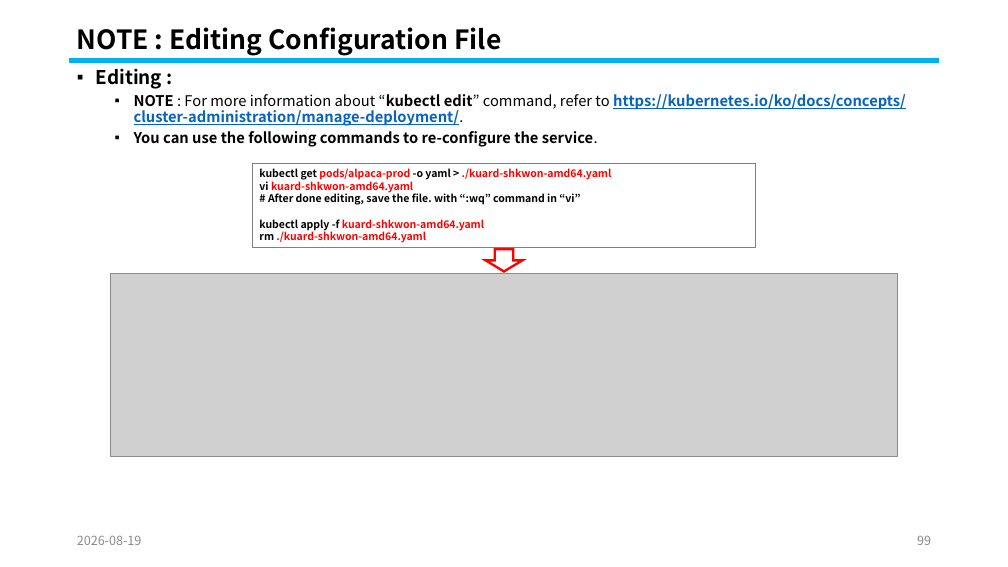
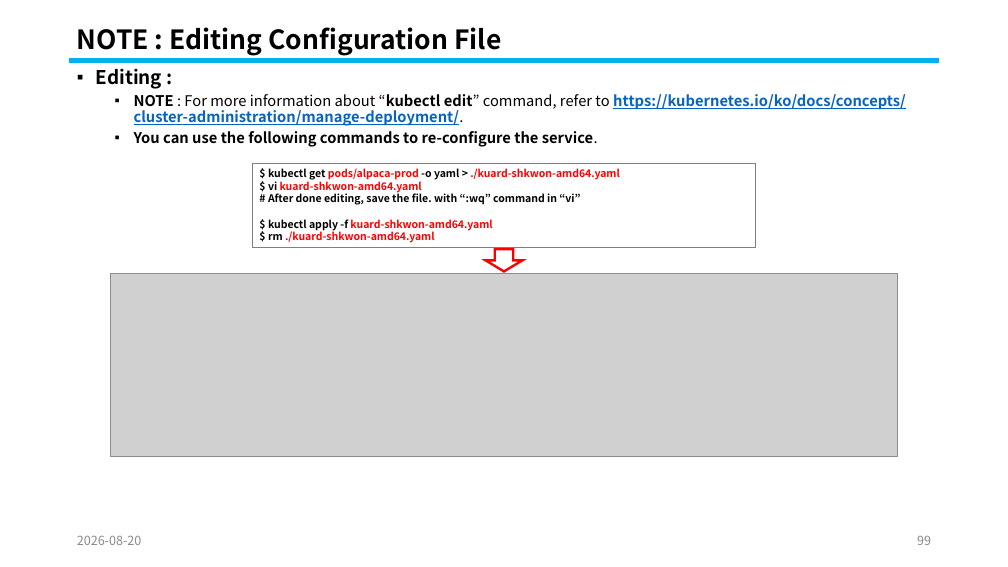
Before and after one commit to knix008/TestSimulator, a slide deck: slide 99 of Kubernetes/Kubernetes Part 02-2026.08.25.pptx. Drawn at 1008x567 pixels with LibreOffice and Linux fonts; fonts in the diff are those of the drawing; grey boxes stand for pictures. Boxes give left, top, right and bottom in pixels: in the first picture for what was removed or moved away, otherwise in the second. Text is boxed around its words. In the diff, an @@ line names an element or a change of style, - is before the commit and + after.

```diff
--- a/Kubernetes/Kubernetes Part 02-2026.08.25.pptx
+++ b/Kubernetes/Kubernetes Part 02-2026.08.25.pptx
@@ text in rectangle at [268, 168, 620, 193]: text changed @@
-kubectl get pods/alpaca-prod -o yaml > ./kuard-shkwon-amd64.yaml
-vi kuard-shkwon-amd64.yaml
+$ kubectl get pods/alpaca-prod -o yaml > ./kuard-shkwon-amd64.yaml
+$ vi kuard-shkwon-amd64.yaml
@@ text in rectangle at [268, 219, 492, 243]: text changed @@
-kubectl apply -f kuard-shkwon-amd64.yaml
-rm ./kuard-shkwon-amd64.yaml
+$ kubectl apply -f kuard-shkwon-amd64.yaml
+$ rm ./kuard-shkwon-amd64.yaml
@@ text at [77, 536, 142, 545]: text changed @@
-2026-08-19
+2026-08-20
```
Also in this commit, not shown: 115 other slides changed, 1 other file.
